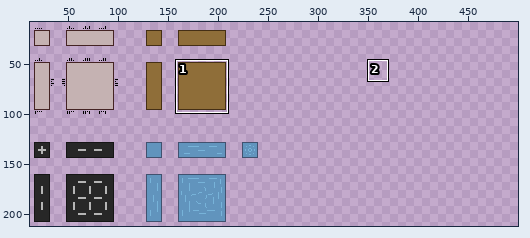
Two states of a sprite sheet, data/img/sprites.png. Above: a wide view before the commit, with the close-up outlined.
Close-up. Old version:
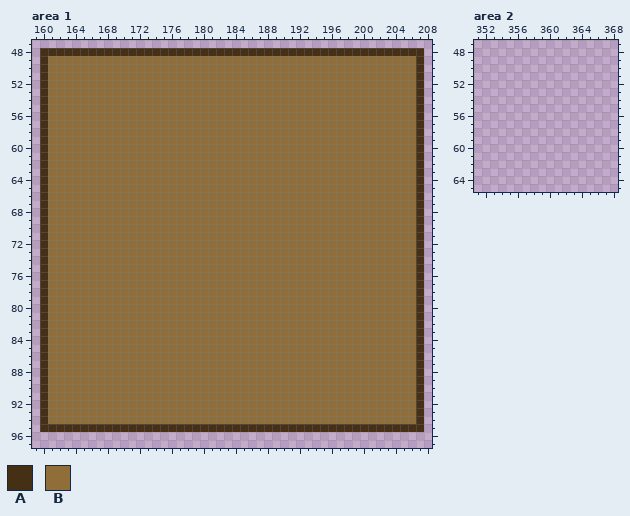
The file is 512x256 pixels. Shown: area 1: x 159..208, y 47..97; area 2: x 351..368, y 47..65. The wide view leaves out empty margins. The commit also changed other parts of the picture, which this record leaves out.
Palette (. is transparent): A #452f15  B #8f6e39
Pixels before, area 1 (only the part around the change), first column x 159:
47 ..................................................
48 .AAAAAAAAAAAAAAAAAAAAAAAAAAAAAAAAAAAAAAAAAAAAAAAA.
49 .ABBBBBBBBBBBBBBBBBBBBBBBBBBBBBBBBBBBBBBBBBBBBBBA.
50 .ABBBBBBBBBBBBBBBBBBBBBBBBBBBBBBBBBBBBBBBBBBBBBBA.
51 .ABBBBBBBBBBBBBBBBBBBBBBBBBBBBBBBBBBBBBBBBBBBBBBA.
52 .ABBBBBBBBBBBBBBBBBBBBBBBBBBBBBBBBBBBBBBBBBBBBBBA.
53 .ABBBBBBBBBBBBBBBBBBBBBBBBBBBBBBBBBBBBBBBBBBBBBBA.
54 .ABBBBBBBBBBBBBBBBBBBBBBBBBBBBBBBBBBBBBBBBBBBBBBA.
55 .ABBBBBBBBBBBBBBBBBBBBBBBBBBBBBBBBBBBBBBBBBBBBBBA.
56 .ABBBBBBBBBBBBBBBBBBBBBBBBBBBBBBBBBBBBBBBBBBBBBBA.
57 .ABBBBBBBBBBBBBBBBBBBBBBBBBBBBBBBBBBBBBBBBBBBBBBA.
58 .ABBBBBBBBBBBBBBBBBBBBBBBBBBBBBBBBBBBBBBBBBBBBBBA.
59 .ABBBBBBBBBBBBBBBBBBBBBBBBBBBBBBBBBBBBBBBBBBBBBBA.
60 .ABBBBBBBBBBBBBBBBBBBBBBBBBBBBBBBBBBBBBBBBBBBBBBA.
61 .ABBBBBBBBBBBBBBBBBBBBBBBBBBBBBBBBBBBBBBBBBBBBBBA.
62 .ABBBBBBBBBBBBBBBBBBBBBBBBBBBBBBBBBBBBBBBBBBBBBBA.
63 .ABBBBBBBBBBBBBBBBBBBBBBBBBBBBBBBBBBBBBBBBBBBBBBA.
64 .ABBBBBBBBBBBBBBBBBBBBBBBBBBBBBBBBBBBBBBBBBBBBBBA.
65 .ABBBBBBBBBBBBBBBBBBBBBBBBBBBBBBBBBBBBBBBBBBBBBBA.
66 .ABBBBBBBBBBBBBBBBBBBBBBBBBBBBBBBBBBBBBBBBBBBBBBA.
67 .ABBBBBBBBBBBBBBBBBBBBBBBBBBBBBBBBBBBBBBBBBBBBBBA.
68 .ABBBBBBBBBBBBBBBBBBBBBBBBBBBBBBBBBBBBBBBBBBBBBBA.
69 .ABBBBBBBBBBBBBBBBBBBBBBBBBBBBBBBBBBBBBBBBBBBBBBA.
70 .ABBBBBBBBBBBBBBBBBBBBBBBBBBBBBBBBBBBBBBBBBBBBBBA.
71 .ABBBBBBBBBBBBBBBBBBBBBBBBBBBBBBBBBBBBBBBBBBBBBBA.
72 .ABBBBBBBBBBBBBBBBBBBBBBBBBBBBBBBBBBBBBBBBBBBBBBA.
73 .ABBBBBBBBBBBBBBBBBBBBBBBBBBBBBBBBBBBBBBBBBBBBBBA.
74 .ABBBBBBBBBBBBBBBBBBBBBBBBBBBBBBBBBBBBBBBBBBBBBBA.
75 .ABBBBBBBBBBBBBBBBBBBBBBBBBBBBBBBBBBBBBBBBBBBBBBA.
76 .ABBBBBBBBBBBBBBBBBBBBBBBBBBBBBBBBBBBBBBBBBBBBBBA.
77 .ABBBBBBBBBBBBBBBBBBBBBBBBBBBBBBBBBBBBBBBBBBBBBBA.
78 .ABBBBBBBBBBBBBBBBBBBBBBBBBBBBBBBBBBBBBBBBBBBBBBA.
79 .ABBBBBBBBBBBBBBBBBBBBBBBBBBBBBBBBBBBBBBBBBBBBBBA.
80 .ABBBBBBBBBBBBBBBBBBBBBBBBBBBBBBBBBBBBBBBBBBBBBBA.
81 .ABBBBBBBBBBBBBBBBBBBBBBBBBBBBBBBBBBBBBBBBBBBBBBA.
82 .ABBBBBBBBBBBBBBBBBBBBBBBBBBBBBBBBBBBBBBBBBBBBBBA.
83 .ABBBBBBBBBBBBBBBBBBBBBBBBBBBBBBBBBBBBBBBBBBBBBBA.
84 .ABBBBBBBBBBBBBBBBBBBBBBBBBBBBBBBBBBBBBBBBBBBBBBA.
85 .ABBBBBBBBBBBBBBBBBBBBBBBBBBBBBBBBBBBBBBBBBBBBBBA.
86 .ABBBBBBBBBBBBBBBBBBBBBBBBBBBBBBBBBBBBBBBBBBBBBBA.
87 .ABBBBBBBBBBBBBBBBBBBBBBBBBBBBBBBBBBBBBBBBBBBBBBA.
88 .ABBBBBBBBBBBBBBBBBBBBBBBBBBBBBBBBBBBBBBBBBBBBBBA.
89 .ABBBBBBBBBBBBBBBBBBBBBBBBBBBBBBBBBBBBBBBBBBBBBBA.
90 .ABBBBBBBBBBBBBBBBBBBBBBBBBBBBBBBBBBBBBBBBBBBBBBA.
91 .ABBBBBBBBBBBBBBBBBBBBBBBBBBBBBBBBBBBBBBBBBBBBBBA.
92 .ABBBBBBBBBBBBBBBBBBBBBBBBBBBBBBBBBBBBBBBBBBBBBBA.
93 .ABBBBBBBBBBBBBBBBBBBBBBBBBBBBBBBBBBBBBBBBBBBBBBA.
94 .ABBBBBBBBBBBBBBBBBBBBBBBBBBBBBBBBBBBBBBBBBBBBBBA.
95 .AAAAAAAAAAAAAAAAAAAAAAAAAAAAAAAAAAAAAAAAAAAAAAAA.
96 ..................................................
97 ..................................................
Now the later version:
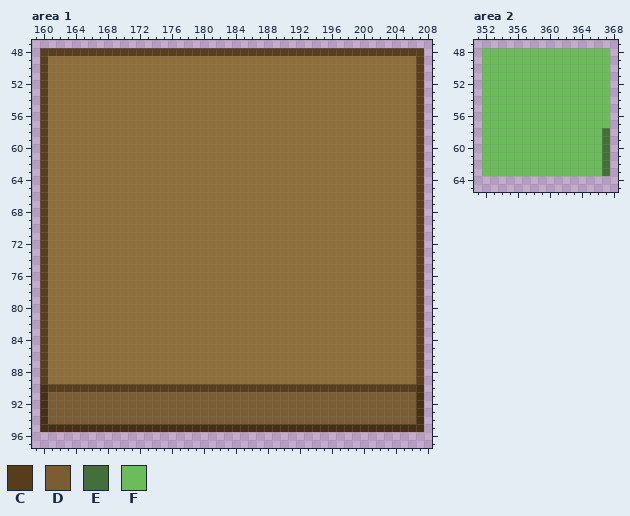
Colours new in this view: C #583d1a  D #7a5d31  E #446f3b  F #6abd59
Changes in this commit:
Changed rows in their new state; - is an unchanged pixel.
Area 1:
first column x 160:
48 CCCCCCCCCCCCCCCCCCCCCCCCCCCCCCCCCCCCCCCCCCCCCCCC
49 C----------------------------------------------C
50 C----------------------------------------------C
51 C----------------------------------------------C
52 C----------------------------------------------C
53 C----------------------------------------------C
54 C----------------------------------------------C
55 C----------------------------------------------C
56 C----------------------------------------------C
57 C----------------------------------------------C
58 C----------------------------------------------C
59 C----------------------------------------------C
60 C----------------------------------------------C
61 C----------------------------------------------C
62 C----------------------------------------------C
63 C----------------------------------------------C
64 C----------------------------------------------C
65 C----------------------------------------------C
66 C----------------------------------------------C
67 C----------------------------------------------C
68 C----------------------------------------------C
69 C----------------------------------------------C
70 C----------------------------------------------C
71 C----------------------------------------------C
72 C----------------------------------------------C
73 C----------------------------------------------C
74 C----------------------------------------------C
75 C----------------------------------------------C
76 C----------------------------------------------C
77 C----------------------------------------------C
78 C----------------------------------------------C
79 C----------------------------------------------C
80 C----------------------------------------------C
81 C----------------------------------------------C
82 C----------------------------------------------C
83 C----------------------------------------------C
84 C----------------------------------------------C
85 C----------------------------------------------C
86 C----------------------------------------------C
87 C----------------------------------------------C
88 C----------------------------------------------C
89 C----------------------------------------------C
90 -CCCCCCCCCCCCCCCCCCCCCCCCCCCCCCCCCCCCCCCCCCCCCC-
91 -DDDDDDDDDDDDDDDDDDDDDDDDDDDDDDDDDDDDDDDDDDDDDD-
92 -DDDDDDDDDDDDDDDDDDDDDDDDDDDDDDDDDDDDDDDDDDDDDD-
93 -DDDDDDDDDDDDDDDDDDDDDDDDDDDDDDDDDDDDDDDDDDDDDD-
94 -DDDDDDDDDDDDDDDDDDDDDDDDDDDDDDDDDDDDDDDDDDDDDD-
Area 2:
first column x 352:
48 FFFFFFFFFFFFFFFF
49 FFFFFFFFFFFFFFFF
50 FFFFFFFFFFFFFFFF
51 FFFFFFFFFFFFFFFF
52 FFFFFFFFFFFFFFFF
53 FFFFFFFFFFFFFFFF
54 FFFFFFFFFFFFFFFF
55 FFFFFFFFFFFFFFFF
56 FFFFFFFFFFFFFFFF
57 FFFFFFFFFFFFFFFF
58 FFFFFFFFFFFFFFFE
59 FFFFFFFFFFFFFFFE
60 FFFFFFFFFFFFFFFE
61 FFFFFFFFFFFFFFFE
62 FFFFFFFFFFFFFFFE
63 FFFFFFFFFFFFFFFE
Where, in picture pixels (left, top, right, bottom), the same in both close-ups:
changed: (40, 48, 424, 424)
added: (482, 48, 610, 176)
